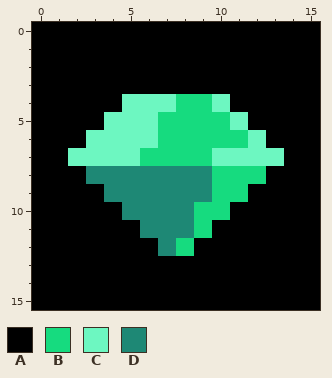
One commit to this pixel-art sprite: data/images/entities/gem/idle/0.png. The picture above is the old version.
The file is 16x16 pixels.
Palette (. is transparent): A #000000  B #16db7f  C #6df7c1  D #1e8875
Pixels before, first column x 0:
 0 AAAAAAAAAAAAAAAA
 1 AAAAAAAAAAAAAAAA
 2 AAAAAAAAAAAAAAAA
 3 AAAAAAAAAAAAAAAA
 4 AAAAACCCBBCAAAAA
 5 AAAACCCBBBBCAAAA
 6 AAACCCCBBBBBCAAA
 7 AACCCCBBBBCCCCAA
 8 AAADDDDDDDBBBAAA
 9 AAAADDDDDDBBAAAA
10 AAAAADDDDBBAAAAA
11 AAAAAADDDBAAAAAA
12 AAAAAAADBAAAAAAA
13 AAAAAAAAAAAAAAAA
14 AAAAAAAAAAAAAAAA
15 AAAAAAAAAAAAAAAA
Once edited:
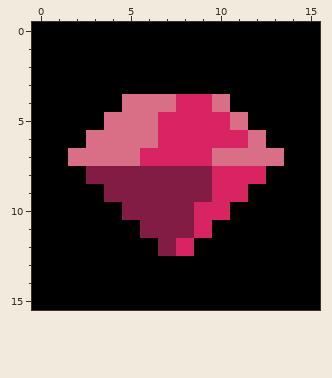
What changed:
colour B: #16db7f -> #d92464
colour C: #6df7c1 -> #d96f86
colour D: #1e8875 -> #831c44
Pixel boxes of the changes (left, top, right, bottom) in both pictures:
changed: (68, 94, 284, 256)
